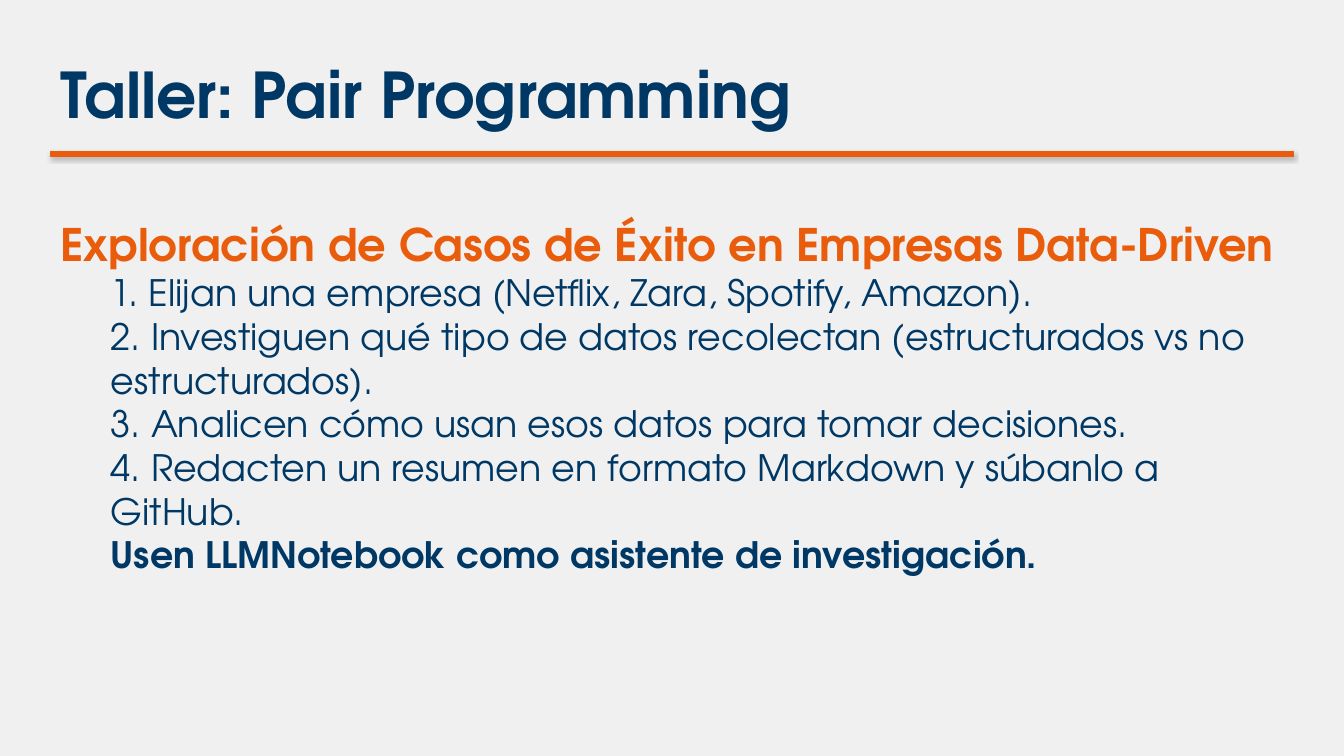
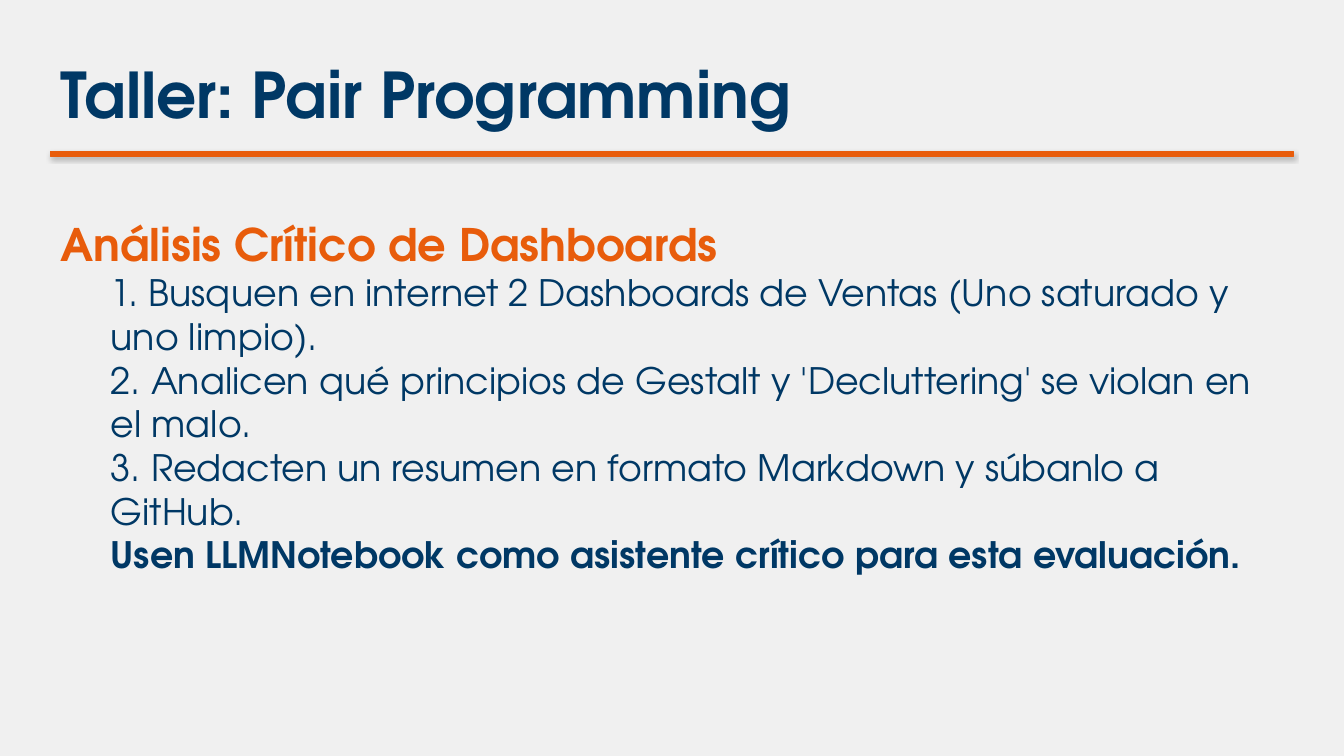
Before and after one commit to dudbilopr/Inteligencia-de-negocios, a slide deck: slide 8 of Semanas/Semana_1/diapositivas_semana_1.pptx (slide 7 before the commit). Drawn at 1344x756 pixels with LibreOffice and Linux fonts; fonts in the diff are those of the drawing. Boxes give left, top, right and bottom in pixels: in the first picture for what was removed or moved away, otherwise in the second. Text is boxed around its words. In the diff, an @@ line names an element or a change of style, - is before the commit and + after.

```diff
--- a/Semanas/Semana_1/diapositivas_semana_1.pptx
+++ b/Semanas/Semana_1/diapositivas_semana_1.pptx
@@ text at [60,224,1251,575]: text changed @@
-Exploración de Casos de Éxito en Empresas Data-Driven
-  1. Elijan una empresa (Netflix, Zara, Spotify, Amazon).
-  2. Investiguen qué tipo de datos recolectan (estructurados vs no estructurados).
-  3. Analicen cómo usan esos datos para tomar decisiones.
-  4. Redacten un resumen en formato Markdown y súbanlo a GitHub.
-  Usen LLMNotebook como asistente de investigación.
+Análisis Crítico de Dashboards
+  1. Busquen en internet 2 Dashboards de Ventas (Uno saturado y uno limpio).
+  2. Analicen qué principios de Gestalt y 'Decluttering' se violan en el malo.
+  3. Redacten un resumen en formato Markdown y súbanlo a GitHub.
+  Usen LLMNotebook como asistente crítico para esta evaluación.
```
Also in this commit, not shown: 3 other slides changed, 2 slides added, 1 slide removed, 4 other files.
